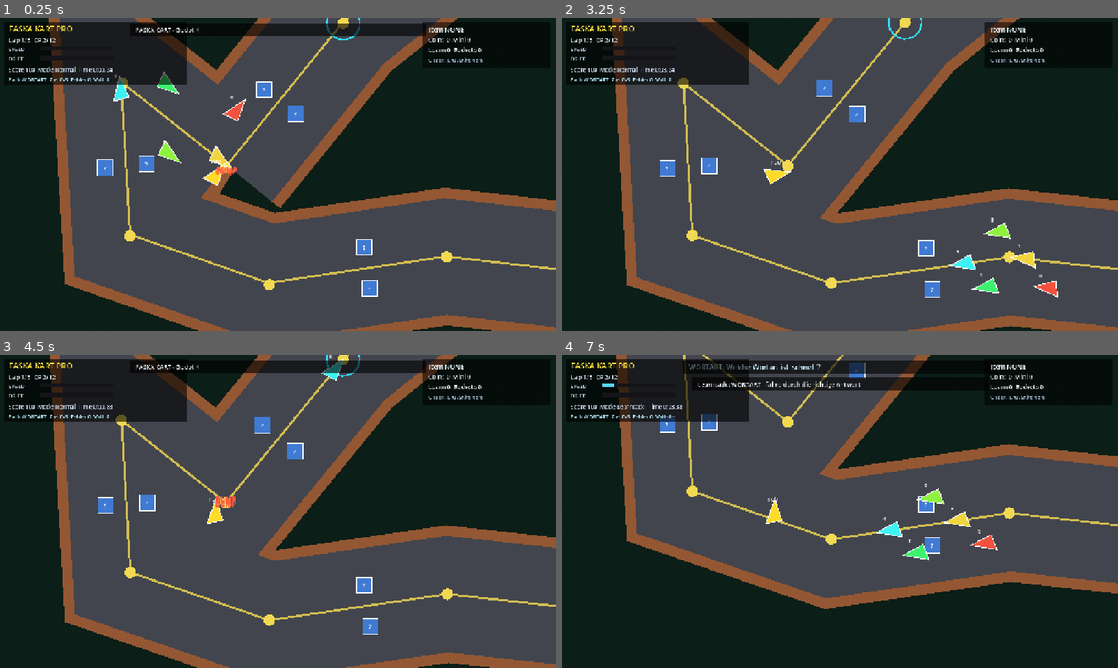
Above: before the commit, frames 1-4 (two rows, left to right).
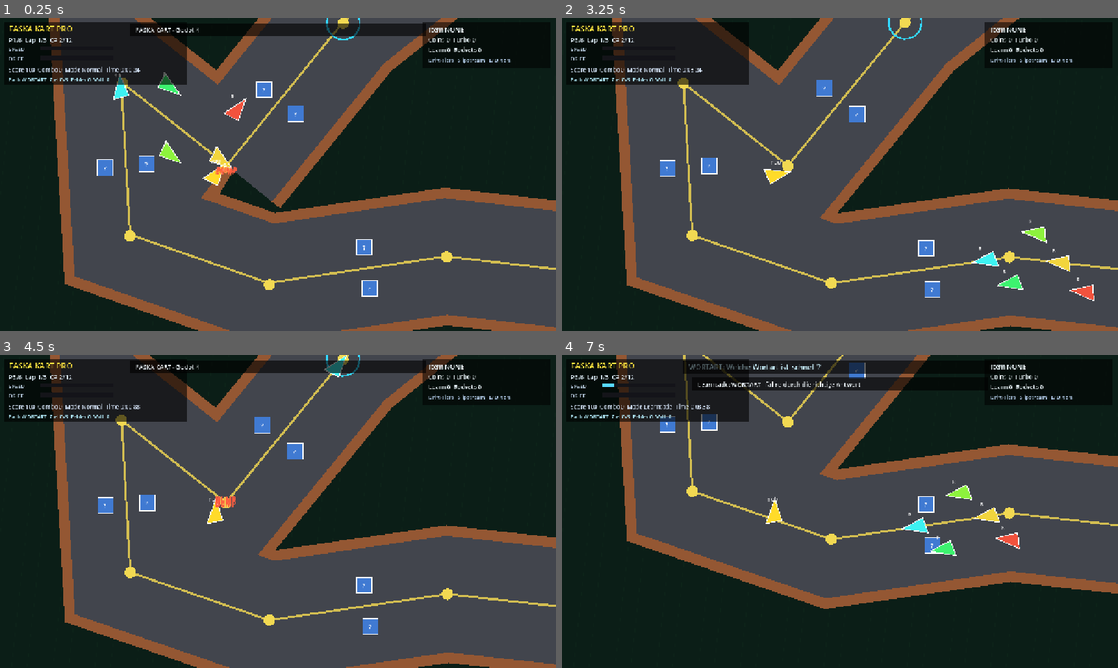
Above: after the commit, the same moments.

Repository: ralfarminkirchner-netizen/faska-flow-pro
Game: Godot game, scene res://scenes/main.tscn
Two runs of this game, one before a commit and one after it. Both use one fixed random seed, a clock stepped at 60 frames per second and the inputs below.
Inputs (mouse positions are in pixels of both pictures, inside the frame that each line leads up to):
- Up to frame 1 (0.25 s): no input
- Up to frame 2 (3.25 s): tap Enter at 0.5 s; drag from (840, 174) to (895, 105) at 0.52 s; drag from (728, 190) to (812, 237) at 1.27 s; move the mouse to (895, 105) at 2.02 s; hold D 2.03-2.75 s; tap E at 2.1 s; tap Q at 2.3 s; drag from (812, 237) to (673, 127) at 2.77 s
- Up to frame 3 (4.5 s): move the mouse to (444, 558) at 3.52 s; hold A 3.53-4.25 s; tap R at 3.6 s; tap Space at 3.77 s; tap Shift at 3.8 s; drag from (111, 464) to (194, 433) at 4.27 s
- Up to frame 4 (7 s): tap Space at 5, 6.77 s; move the mouse to (867, 511) at 5.02 s; hold S 5.03-5.75 s; tap E at 5.1 s; click (867, 511) at 5.17 s; tap Q at 5.3 s; drag from (756, 433) to (728, 527) at 5.77 s; move the mouse to (962, 495) at 6.52 s; hold W from 6.53 s (still down); tap L at 6.6 s; tap Shift at 6.8 s

The runs differ from the first frame. In frame 1, 0.6% of the frame differs, in the area x 1-92%, y 6-49%; in frame 2, 1.7%; in frame 3, 0.5%; in frame 4, 1.7%, in the area x 1-92%, y 6-66%.

Commit message:
feat(kart): deepen arcade racing loop

Diff:
--- a/godot/faska-kart/scripts/main.gd
+++ b/godot/faska-kart/scripts/main.gd
@@ -9,6 +9,8 @@
 const DRAG := 130.0
 const STEER := 2.75
 const TOTAL_LAPS := 3
+const SLIPSTREAM_RANGE := 185.0
+const SLIPSTREAM_TRIGGER := 1.35
 
 const LEARN_GOAL := 8
 const LESSONS := ["WORTART", "MATHE", "SATZ", "LESEN", "KOMPOSITUM", "ENGLISCH"]
@@ -100,6 +102,7 @@
 var lap_time := 0.0
 var score := 0
 var combo := 0
+var race_rank := 1
 var item_slot := "none"
 var question_index := 0
 var message := ""
@@ -122,14 +125,16 @@
 		"angle": track_angle(0),
 		"speed": 0.0,
 		"drift": 0.0,
+		"drift_charge": 0.0,
 		"boost": 0.0,
 		"shield": 0.0,
 		"spin": 0.0,
+		"slipstream": 0.0,
 		"coins": 0
 	}
 	rivals.clear()
 	for i in range(5):
-		rivals.append({"progress": -0.03 * float(i + 1), "speed": 0.21 + float(i) * 0.012, "lane": -0.8 + float(i % 3) * 0.8, "pos": path[0], "angle": 0.0, "color": Color.from_hsv(0.02 + float(i) * 0.12, 0.75, 0.95)})
+		rivals.append({"progress": -0.03 * float(i + 1), "speed": 0.21 + float(i) * 0.012, "base_speed": 0.21 + float(i) * 0.012, "lane": -0.8 + float(i % 3) * 0.8, "pos": path[0], "angle": 0.0, "color": Color.from_hsv(0.02 + float(i) * 0.12, 0.75, 0.95), "stun": 0.0, "boost": 0.0})
 	item_boxes.clear()
 	hazards.clear()
 	rockets.clear()
@@ -154,6 +159,7 @@
 	lap_time = 0.0
 	score = 0
 	combo = 0
+	race_rank = 1
 	item_slot = "none"
 	question_index = 0
 	stats = {"drifts": 0, "items": 0, "learn": 0, "rockets": 0, "coins": 0, "laps": 0}
@@ -203,6 +209,7 @@
 	update_items(delta)
 	update_rockets(delta)
 	update_hazards(delta)
+	update_rank()
 	if mode == "Learncade":
 		update_learn_gates()
 	camera = (Vector2(player.pos) - size * 0.5).clamp(Vector2.ZERO, Vector2(max(0.0, WORLD_W - size.x), max(0.0, WORLD_H - size.y)))
@@ -224,6 +231,9 @@
 	var throttle := Input.is_key_pressed(KEY_W) or Input.is_key_pressed(KEY_UP) or touch_axis.y < -0.18 or is_touch_down("gas")
 	var brake := Input.is_key_pressed(KEY_S) or Input.is_key_pressed(KEY_DOWN) or touch_axis.y > 0.35 or is_touch_down("brake")
 	var drifting := Input.is_key_pressed(KEY_SPACE) or is_touch_down("drift")
+	if float(player.spin) > 0.0:
+		throttle = false
+		drifting = false
 	var speed: float = float(player.speed)
 	if throttle:
 		speed += ACCEL * delta
@@ -234,20 +244,32 @@
 	if float(player.boost) > 0.0:
 		speed += 620.0 * delta
 		player.boost = max(0.0, float(player.boost) - delta)
+	if int(player.coins) > 0:
+		speed += float(mini(10, int(player.coins))) * 6.0 * delta
 	speed = clamp(speed, -180.0, MAX_SPEED + (220.0 if float(player.boost) > 0.0 else 0.0))
 	var grip := track_grip(Vector2(player.pos))
 	var steer_power: float = STEER * (0.35 + min(abs(speed) / MAX_SPEED, 1.0) * 0.85)
 	player.angle = float(player.angle) + steer_input * steer_power * delta * (1.35 if drifting else 1.0)
 	if drifting and abs(steer_input) > 0.2 and abs(speed) > 260.0:
-		player.drift = min(1.0, float(player.drift) + delta * 0.72)
+		player.drift = min(1.0, float(player.drift) + delta * 0.78)
+		player.drift_charge = min(1.65, float(player.drift_charge) + delta * (0.68 + abs(steer_input) * 0.28))
 		spawn_tire_smoke()
 	else:
-		if float(player.drift) > 0.68:
-			player.boost = max(float(player.boost), 1.25)
+		var charge := float(player.drift_charge)
+		if charge > 0.55:
+			var tier := 1
+			if charge > 1.24:
+				tier = 3
+			elif charge > 0.88:
+				tier = 2
+			var boost_time := 0.95 + float(tier) * 0.42
+			player.boost = max(float(player.boost), boost_time)
 			stats.drifts += 1
-			score += 280
-			add_text("MINI TURBO", Vector2(player.pos), Color(0.35, 0.9, 1.0))
+			score += 220 * tier + combo * 25
+			combo += tier
+			add_text(["", "MINI TURBO", "SUPER TURBO", "ULTRA TURBO"][tier], Vector2(player.pos), Color(0.35, 0.9, 1.0))
 		player.drift = max(0.0, float(player.drift) - delta * 2.4)
+		player.drift_charge = max(0.0, float(player.drift_charge) - delta * 3.2)
 	if grip < 0.65:
 		speed *= 1.0 - delta * 0.42
 	var dir := Vector2(cos(float(player.angle)), sin(float(player.angle)))
@@ -256,8 +278,29 @@
 	player.pos = Vector2(clamp(Vector2(player.pos).x, 40.0, WORLD_W - 40.0), clamp(Vector2(player.pos).y, 40.0, WORLD_H - 40.0))
 	player.speed = speed
 	player.spin = max(0.0, float(player.spin) - delta)
+	update_slipstream(delta)
 	player.shield = max(0.0, float(player.shield) - delta)
 	update_checkpoint()
+
+func update_slipstream(delta: float) -> void:
+	var dir := Vector2(cos(float(player.angle)), sin(float(player.angle)))
+	var charging := false
+	for rival in rivals:
+		var to_rival := Vector2(rival.pos) - Vector2(player.pos)
+		var dist := to_rival.length()
+		if dist > 28.0 and dist < SLIPSTREAM_RANGE and dir.dot(to_rival.normalized()) > 0.62:
+			charging = true
+			break
+	if charging and abs(float(player.speed)) > 250.0:
+		player.slipstream = min(SLIPSTREAM_TRIGGER, float(player.slipstream) + delta)
+		if float(player.slipstream) >= SLIPSTREAM_TRIGGER:
+			player.boost = max(float(player.boost), 1.15)
+			player.slipstream = 0.0
+			combo += 1
+			score += 180 + combo * 15
+			add_text("SLIPSTREAM", Vector2(player.pos), Color(0.62, 0.92, 1.0))
+	else:
+		player.slipstream = max(0.0, float(player.slipstream) - delta * 0.75)
 
 func update_checkpoint() -> void:
 	var target: Vector2 = path[checkpoint % path.size()]
@@ -277,16 +320,51 @@
 func update_rivals(delta: float) -> void:
 	for i in range(rivals.size()):
 		var r = rivals[i]
-		r.progress = fposmod(float(r.progress) + float(r.speed) * delta, 1.0)
-		var base := sample_track(float(r.progress))
-		var normal := sample_normal(float(r.progress))
+		r.stun = max(0.0, float(r.get("stun", 0.0)) - delta)
+		r.boost = max(0.0, float(r.get("boost", 0.0)) - delta)
+		var player_total := player_total_progress()
+		var rubber := clampf((player_total - float(r.progress)) * 0.018, -0.018, 0.028)
+		var current_speed := float(r.get("base_speed", r.speed)) + rubber
+		if float(r.get("stun", 0.0)) > 0.0:
+			current_speed *= 0.22
+		if float(r.get("boost", 0.0)) > 0.0:
+			current_speed += 0.035
+		r.speed = current_speed
+		r.progress = float(r.progress) + current_speed * delta
+		var base := sample_track(fposmod(float(r.progress), 1.0))
+		var normal := sample_normal(fposmod(float(r.progress), 1.0))
 		r.pos = base + normal * float(r.lane) * 76.0
-		r.angle = sample_angle(float(r.progress))
+		r.angle = sample_angle(fposmod(float(r.progress), 1.0))
 		if Vector2(player.pos).distance_to(Vector2(r.pos)) < 54.0:
-			player.speed = float(player.speed) * 0.72
-			shake = 0.7
-			add_text("BUMP", Vector2(player.pos), Color(1.0, 0.36, 0.25))
+			if float(player.shield) > 0.0 or float(player.boost) > 0.0:
+				r.stun = max(float(r.stun), 0.55)
+				score += 120
+				add_text("CHECK", Vector2(r.pos), Color(0.62, 0.92, 1.0))
+			else:
+				player.speed = float(player.speed) * 0.72
+				combo = 0
+				shake = 0.7
+				add_text("BUMP", Vector2(player.pos), Color(1.0, 0.36, 0.25))
 		rivals[i] = r
+
+func player_total_progress() -> float:
+	var progress := float(max(0, lap - 1))
+	progress += float(checkpoint) / float(path.size())
+	var next_cp: Vector2 = path[checkpoint % path.size()]
+	var prev_cp: Vector2 = path[(checkpoint - 1 + path.size()) % path.size()]
+	var segment := next_cp - prev_cp
+	if segment.length_squared() > 1.0:
+		var t := clampf((Vector2(player.pos) - prev_cp).dot(segment) / segment.length_squared(), 0.0, 1.0)
+		progress += t / float(path.size())
+	return progress
+
+func update_rank() -> void:
+	var player_progress := player_total_progress()
+	var rank := 1
+	for rival in rivals:
+		if float(rival.progress) > player_progress:
+			rank += 1
+	race_rank = rank
 
 func update_items(delta: float) -> void:
 	for i in range(item_boxes.size()):
@@ -302,7 +380,13 @@
 		item_boxes[i] = box
 
 func give_item() -> void:
-	var options = ["boost", "rocket", "shield", "oil"]
+	var options = ["boost", "rocket", "shield", "oil", "coin"]
+	if race_rank >= 4:
+		options.append("shock")
+		options.append("rocket")
+	elif race_rank == 1:
+		options.append("oil")
+		options.append("coin")
 	item_slot = options[rng.randi_range(0, options.size() - 1)]
 	score += 120
 	stats.items = int(stats.items) + 1
@@ -313,27 +397,60 @@
 		return
 	if item_slot == "boost":
 		player.boost = max(float(player.boost), 2.0)
+		combo += 1
 	elif item_slot == "shield":
 		player.shield = 4.0
+	elif item_slot == "coin":
+		player.coins = mini(10, int(player.coins) + 2)
+		score += 160
+		add_text("+2 COINS", Vector2(player.pos), Color(1.0, 0.86, 0.25))
+	elif item_slot == "shock":
+		for i in range(rivals.size()):
+			var rival = rivals[i]
+			if Vector2(rival.pos).distance_to(Vector2(player.pos)) < 420.0 or float(rival.progress) > player_total_progress():
+				rival.stun = max(float(rival.get("stun", 0.0)), 1.15)
+				rivals[i] = rival
+		score += 480
+		shake = 1.2
+		spawn_sparks(Vector2(player.pos), Color(0.55, 0.86, 1.0), 26)
+		add_text("SHOCK", Vector2(player.pos), Color(0.55, 0.86, 1.0))
 	elif item_slot == "oil":
 		var back := Vector2(cos(float(player.angle)), sin(float(player.angle))) * -72.0
-		hazards.append({"pos": Vector2(player.pos) + back, "life": 14.0})
+		hazards.append({"pos": Vector2(player.pos) + back, "life": 14.0, "hits": [], "player_hit": false})
 	elif item_slot == "rocket":
 		var dir := Vector2(cos(float(player.angle)), sin(float(player.angle)))
-		rockets.append({"pos": Vector2(player.pos) + dir * 40.0, "vel": dir * 980.0, "life": 1.8})
+		rockets.append({"pos": Vector2(player.pos) + dir * 40.0, "vel": dir * 980.0, "life": 2.4, "target": nearest_rival_ahead()})
 		stats.rockets = int(stats.rockets) + 1
 	item_slot = "none"
+
+func nearest_rival_ahead() -> int:
+	var best := -1
+	var best_gap := 999.0
+	var player_progress := player_total_progress()
+	for i in range(rivals.size()):
+		var gap := float(rivals[i].progress) - player_progress
+		if gap > -0.04 and gap < best_gap:
+			best_gap = gap
+			best = i
+	return best
 
 func update_rockets(delta: float) -> void:
 	for i in range(rockets.size() - 1, -1, -1):
 		var rocket = rockets[i]
+		var target := int(rocket.get("target", -1))
+		if target >= 0 and target < rivals.size():
+			var to_target := Vector2(rivals[target].pos) - Vector2(rocket.pos)
+			if to_target.length() > 1.0:
+				var desired := to_target.normalized() * 1040.0
+				rocket.vel = Vector2(rocket.vel).lerp(desired, min(1.0, delta * 3.4))
 		rocket.pos = Vector2(rocket.pos) + Vector2(rocket.vel) * delta
 		rocket.life = float(rocket.life) - delta
 		var hit := false
 		for r_i in range(rivals.size()):
 			var rival = rivals[r_i]
 			if Vector2(rocket.pos).distance_to(Vector2(rival.pos)) < 42.0:
-				rival.progress = fposmod(float(rival.progress) - 0.035, 1.0)
+				rival.progress = max(-0.08, float(rival.progress) - 0.035)
+				rival.stun = max(float(rival.get("stun", 0.0)), 1.1)
 				rivals[r_i] = rival
 				score += 360
 				add_text("ROCKET HIT", Vector2(rival.pos), Color(1.0, 0.55, 0.18))
@@ -348,10 +465,22 @@
 	for i in range(hazards.size() - 1, -1, -1):
 		var hazard = hazards[i]
 		hazard.life = float(hazard.life) - delta
-		if Vector2(player.pos).distance_to(Vector2(hazard.pos)) < 42.0 and float(player.shield) <= 0.0:
+		if not bool(hazard.get("player_hit", false)) and Vector2(player.pos).distance_to(Vector2(hazard.pos)) < 42.0 and float(player.shield) <= 0.0:
 			player.spin = 0.8
 			player.speed = float(player.speed) * 0.45
+			combo = 0
 			shake = 1.0
+			hazard.player_hit = true
+		var hits: Array = hazard.get("hits", [])
+		for r_i in range(rivals.size()):
+			var rival = rivals[r_i]
+			if not hits.has(r_i) and Vector2(rival.pos).distance_to(Vector2(hazard.pos)) < 42.0:
+				rival.stun = max(float(rival.get("stun", 0.0)), 0.85)
+				rivals[r_i] = rival
+				score += 130
+				hits.append(r_i)
+				add_text("OIL HIT", Vector2(rival.pos), Color(0.95, 0.75, 0.18))
+		hazard.hits = hits
 		if float(hazard.life) <= 0.0:
 			hazards.remove_at(i)
 		else:
@@ -674,7 +803,19 @@
 	draw_polyline(PackedVector2Array([pts[0], pts[1], pts[2], pts[0]]), Color.WHITE, 2.0)
 	draw_text_at(p + Vector2(-16, -24), label, Color.WHITE, 11)
 	if label == "YOU" and float(player.drift) > 0.05:
-		draw_arc(p, 42.0, 0.0, TAU * float(player.drift), 36, Color(0.22, 0.85, 1.0), 4.0)
+		var drift_color := Color(0.22, 0.85, 1.0)
+		if float(player.drift_charge) > 1.24:
+			drift_color = Color(1.0, 0.42, 0.95)
+		elif float(player.drift_charge) > 0.88:
+			drift_color = Color(1.0, 0.72, 0.22)
+		draw_arc(p, 42.0, 0.0, TAU * minf(1.0, float(player.drift_charge)), 36, drift_color, 4.0)
+	if label == "YOU" and float(player.slipstream) > 0.05:
+		draw_arc(p, 54.0, -PI * 0.5, -PI * 0.5 + TAU * clampf(float(player.slipstream) / SLIPSTREAM_TRIGGER, 0.0, 1.0), 42, Color(0.62, 0.92, 1.0), 3.0)
+	if label == "R":
+		for rival in rivals:
+			if Vector2(rival.pos).distance_to(pos) < 1.0 and float(rival.get("stun", 0.0)) > 0.0:
+				draw_arc(p, 42.0, 0.0, TAU, 28, Color(1.0, 0.88, 0.28), 3.0)
+				break
 
 func draw_effects() -> void:
 	for rocket in rockets:
@@ -689,17 +830,17 @@
 	var hud_w := minf(size.x - 20.0, 520.0 if compact else 420.0)
 	draw_rect(Rect2(Vector2(10, 10), Vector2(hud_w, (148.0 if compact else 142.0) * ui)), Color(0.0, 0.0, 0.0, 0.6))
 	draw_text_at(Vector2(20, 31 * ui), "FASKA KART PRO", Color(1.0, 0.9, 0.25), int(18 * ui))
-	draw_text_at(Vector2(20, 56 * ui), "Lap " + str(min(lap, TOTAL_LAPS)) + "/" + str(TOTAL_LAPS) + "  CP " + str(checkpoint + 1) + "/" + str(path.size()), Color(0.9, 0.96, 1.0), int(14 * ui))
+	draw_text_at(Vector2(20, 56 * ui), "P" + str(race_rank) + "/6  Lap " + str(min(lap, TOTAL_LAPS)) + "/" + str(TOTAL_LAPS) + "  CP " + str(checkpoint + 1) + "/" + str(path.size()), Color(0.9, 0.96, 1.0), int(14 * ui))
 	draw_bar(Vector2(20, 76 * ui), "SPEED", abs(float(player.speed)), MAX_SPEED + 220.0, Color(0.34, 0.85, 1.0), ui)
-	draw_bar(Vector2(20, 98 * ui), "DRIFT", float(player.drift), 1.0, Color(1.0, 0.65, 0.18), ui)
-	draw_text_at(Vector2(20, 124 * ui), "Score %d  Mode %s  Time %s" % [score, mode, format_time(race_time)], Color(0.86, 0.92, 1.0), int(13 * ui))
+	draw_bar(Vector2(20, 98 * ui), "DRIFT", float(player.drift_charge), 1.65, Color(1.0, 0.65, 0.18), ui)
+	draw_text_at(Vector2(20, 124 * ui), "Score %d  Combo %d  Mode %s  Time %s" % [score, combo, mode, format_time(race_time)], Color(0.86, 0.92, 1.0), int(13 * ui))
 	draw_text_at(Vector2(20, 146 * ui), "Fach %s  Ziel %d/%d  Fehler %d  Wdh %d" % [LESSONS[lesson_index], correct_gates % LEARN_GOAL, LEARN_GOAL, mistakes, repeat_queue.size()], Color(0.72, 0.94, 1.0), int(12 * ui))
 	if not compact:
 		draw_rect(Rect2(Vector2(size.x - 306, 10), Vector2(292, 106)), Color(0.0, 0.0, 0.0, 0.56))
 		draw_text_at(Vector2(size.x - 294, 32), "Item " + String(item_slot).to_upper(), Color(0.94, 0.98, 1.0), 15)
-		draw_text_at(Vector2(size.x - 294, 55), "Coins " + str(player.coins) + "  Mini " + str(stats.drifts), Color(0.94, 0.98, 1.0), 14)
+		draw_text_at(Vector2(size.x - 294, 55), "Coins " + str(player.coins) + "  Turbo " + str(stats.drifts), Color(0.94, 0.98, 1.0), 14)
 		draw_text_at(Vector2(size.x - 294, 78), "Learn " + str(stats.learn) + "  Rockets " + str(stats.rockets), Color(0.94, 0.98, 1.0), 14)
-		draw_text_at(Vector2(size.x - 294, 101), "C Fach  E/Q/Shift Item", Color(0.74, 0.84, 0.96), 12)
+		draw_text_at(Vector2(size.x - 294, 101), "Drift-Tiers · Slipstream · E/Q Item", Color(0.74, 0.84, 0.96), 12)
 
 func draw_bar(pos: Vector2, label: String, value: float, max_value: float, color: Color, scale_factor: float = 1.0) -> void:
 	draw_text_at(pos, label, Color(0.76, 0.84, 0.92), int(12 * scale_factor))
Not shown, changed: src/components/games/godot/FaskaKartGodot.jsx
Not shown, changed: src/components/hub/GameEngineHub.jsx
